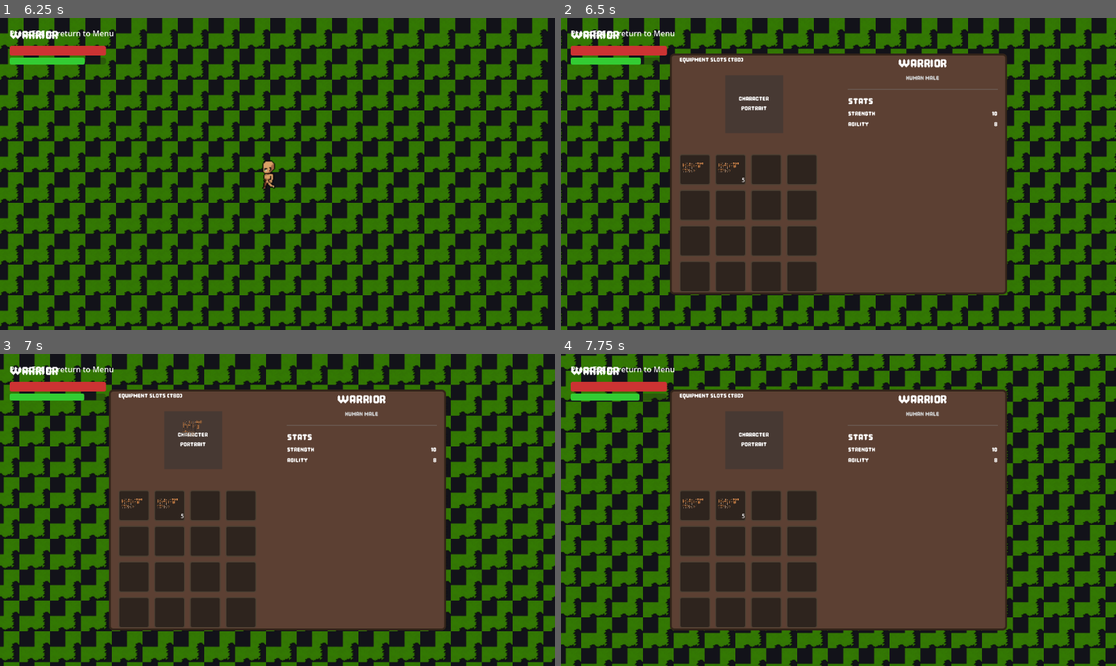
Above: before the commit, frames 1-4 (two rows, left to right).
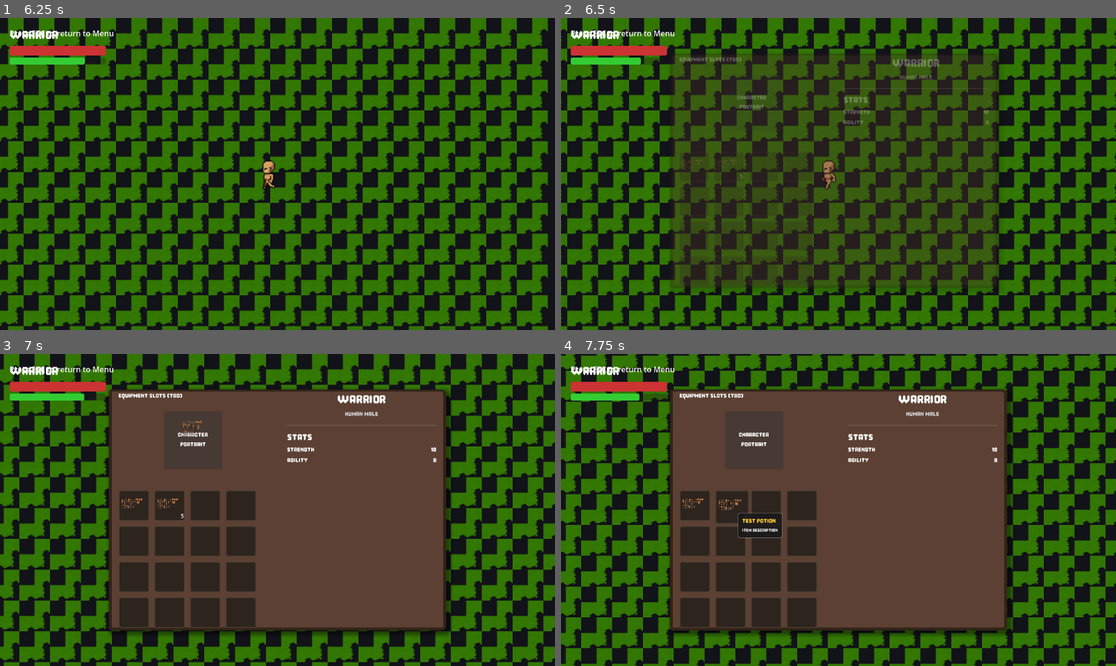
Above: after the commit, the same moments.

Repository: CRayuth/2dGame_GODOT
Game: Godot game, scene res://scenes/main_menu.tscn
Two runs of this game, one before a commit and one after it. Both use one fixed random seed, a clock stepped at 60 frames per second and the inputs below.
Inputs (mouse positions are in pixels of both pictures, inside the frame that each line leads up to):
- Up to frame 1 (6.25 s): click "New Game" at 0.5 s; click (227, 183) at 1.25 s; click "Start Game" at 2 s; tap Enter at 2.75 s; move the mouse to (399, 158) at 2.77 s; hold D 2.78-3.5 s; hold Shift 2.78-3.5 s; click (399, 158) at 2.92 s; drag from (166, 189) to (249, 236) at 3.52 s; move the mouse to (333, 105) at 4.27 s; hold D 4.28-5 s; hold Shift 4.28-5 s; click (333, 105) at 4.42 s; drag from (249, 236) to (111, 127) at 5.02 s; move the mouse to (444, 220) at 5.77 s; hold A from 5.78 s (still down); hold Shift from 5.78 s (still down); click (444, 220) at 5.92 s
- Up to frame 2 (6.5 s): keep holding A; keep holding Shift; tap I (toggle_inventory) at 6.4 s
- Up to frame 3 (7 s): release A at 6.5 s; release Shift at 6.5 s; drag from (133, 506) to (194, 432) at 6.52 s
- Up to frame 4 (7.75 s): move the mouse to (733, 506) at 7.27 s; hold S from 7.28 s (still down); hold Shift from 7.28 s (still down); click (733, 506) at 7.42 s

Frame 1 is identical in both runs. In frame 2, 43% of the frame differs, in the area x 19-81%, y 11-89%; in frame 3, 1.0%; in frame 4, 1.6%.

Commit message:
update inventory ui appear and disappear

Diff:
--- a/scenes/ui/inventory_slot.tscn
+++ b/scenes/ui/inventory_slot.tscn
@@ -36,6 +36,7 @@
 size_flags_horizontal = 8
 size_flags_vertical = 8
 theme_override_font_sizes/font_size = 12
-text = "99"
+text = ""
 horizontal_alignment = 2
 vertical_alignment = 2
+visible = false
--- a/scenes/ui/inventory_ui.tscn
+++ b/scenes/ui/inventory_ui.tscn
@@ -5,15 +5,18 @@
 
 [sub_resource type="StyleBoxFlat" id="StyleBoxFlat_book_bg"]
 bg_color = Color(0.36, 0.25, 0.2, 1)
-border_width_left = 4
+border_width_left = 6
 border_width_top = 4
-border_width_right = 4
-border_width_bottom = 4
+border_width_right = 6
+border_width_bottom = 6
 border_color = Color(0.2, 0.14, 0.1, 1)
-corner_radius_top_left = 8
+corner_radius_top_left = 4
 corner_radius_top_right = 8
 corner_radius_bottom_right = 8
-corner_radius_bottom_left = 8
+corner_radius_bottom_left = 4
+shadow_color = Color(0, 0, 0, 0.4)
+shadow_size = 10
+shadow_offset = Vector2(5, 5)
 
 [node name="InventoryUI" type="CanvasLayer"]
 script = ExtResource("1_script")
--- /dev/null
+++ b/scenes/ui/tooltip.tscn
@@ -0,0 +1,49 @@
+[gd_scene load_steps=3 format=3 uid="uid://tooltip001"]
+
+[ext_resource type="Script" path="res://scripts/ui/tooltip.gd" id="1_script"]
+[ext_resource type="FontFile" uid="uid://c328hr4u7s466" path="res://fonts/Pixel Game.otf" id="2_font"]
+
+[sub_resource type="StyleBoxFlat" id="StyleBoxFlat_tooltip"]
+bg_color = Color(0.1, 0.1, 0.1, 0.9)
+border_width_left = 1
+border_width_top = 1
+border_width_right = 1
+border_width_bottom = 1
+border_color = Color(0.8, 0.8, 0.8, 0.5)
+corner_radius_top_left = 4
+corner_radius_top_right = 4
+corner_radius_bottom_right = 4
+corner_radius_bottom_left = 4
+
+[node name="Tooltip" type="PanelContainer"]
+z_index = 100
+offset_right = 200.0
+offset_bottom = 80.0
+mouse_filter = 2
+theme_override_styles/panel = SubResource("StyleBoxFlat_tooltip")
+script = ExtResource("1_script")
+
+[node name="MarginContainer" type="MarginContainer" parent="."]
+layout_mode = 2
+mouse_filter = 2
+theme_override_constants/margin_left = 8
+theme_override_constants/margin_top = 8
+theme_override_constants/margin_right = 8
+theme_override_constants/margin_bottom = 8
+
+[node name="VBoxContainer" type="VBoxContainer" parent="MarginContainer"]
+layout_mode = 2
+mouse_filter = 2
+
+[node name="NameLabel" type="Label" parent="MarginContainer/VBoxContainer"]
+layout_mode = 2
+theme_override_colors/font_color = Color(1, 0.8, 0.2, 1)
+theme_override_fonts/font = ExtResource("2_font")
+text = "Item Name"
+
+[node name="DescLabel" type="Label" parent="MarginContainer/VBoxContainer"]
+layout_mode = 2
+theme_override_colors/font_color = Color(0.9, 0.9, 0.9, 1)
+theme_override_fonts/font = ExtResource("2_font")
+theme_override_font_sizes/font_size = 12
+text = "Item Description"
--- a/scripts/ui/inventory_slot.gd
+++ b/scripts/ui/inventory_slot.gd
@@ -9,16 +9,27 @@
 
 signal slot_clicked(index: int)
 signal request_swap(source_index: int, target_index: int)
+signal request_tooltip(slot_data: SlotData)
+signal hide_tooltip
 
 @onready var icon_rect: TextureRect = $MarginContainer/Icon
 @onready var quantity_label: Label = $QuantityLabel
 
 var slot_index: int = -1
 
+func _ready() -> void:
+	# OOP: Encapsulate hover behavior within the slot
+	mouse_entered.connect(_on_mouse_entered)
+	mouse_exited.connect(_on_mouse_exited)
+
 func _gui_input(event: InputEvent) -> void:
 	if event is InputEventMouseButton:
 		if event.button_index == MOUSE_BUTTON_LEFT and event.pressed:
 			slot_clicked.emit(slot_index)
+
+
+
+# --- Drag and Drop ---
 
 # --- Drag and Drop ---
 
@@ -52,7 +63,22 @@
 	if source_index != slot_index:
 		request_swap.emit(source_index, slot_index)
 
+var current_slot_data: SlotData = null
+
+func _on_mouse_entered() -> void:
+	var tween = create_tween()
+	tween.tween_property(self, "scale", Vector2(1.1, 1.1), 0.1).set_trans(Tween.TRANS_SINE)
+
+	if current_slot_data and current_slot_data.item_data:
+		request_tooltip.emit(current_slot_data)
+
+func _on_mouse_exited() -> void:
+	var tween = create_tween()
+	tween.tween_property(self, "scale", Vector2(1.0, 1.0), 0.1)
+	hide_tooltip.emit()
+
 func set_slot_data(slot_data: SlotData) -> void:
+	current_slot_data = slot_data
 	if slot_data and slot_data.item_data:
 		icon_rect.texture = slot_data.item_data.icon
 		icon_rect.visible = true
--- a/scripts/ui/inventory_ui.gd
+++ b/scripts/ui/inventory_ui.gd
@@ -4,22 +4,30 @@
 # ------------------------------------------------------------------------------
 # Inventory UI Manager
 # ------------------------------------------------------------------------------
-# Manages the full inventory interface (Book Layout).
+# Manages the full inventory interface (Book Layout) with Animations.
 # ------------------------------------------------------------------------------
 
 # New References for Book Layout
 @onready var grid_container: GridContainer = $BookPanel/PagesContainer/LeftPage/InventoryGrid
 
-# Stat References (Right Page) - specific nodes can be accessed via unique names or indices later
+# Stat References (Right Page)
 @onready var stats_list: VBoxContainer = $BookPanel/PagesContainer/RightPage/StatsList
 @onready var hero_name_label: Label = $BookPanel/PagesContainer/RightPage/Header/NameLabel
+@onready var book_panel: Panel = $BookPanel
 
 var inventory_data: InventoryData
 var slot_scene = preload("res://scenes/ui/inventory_slot.tscn")
+var tooltip_scene = preload("res://scenes/ui/tooltip.tscn")
+var tooltip_instance: Tooltip
 
 func _ready() -> void:
-	# Hide by default
+	# Hide by default (Logic hidden, we control visibility via modulation/scale now)
 	visible = false
+	book_panel.modulate.a = 0
+
+	# Instantiate Tooltip
+	tooltip_instance = tooltip_scene.instantiate()
+	add_child(tooltip_instance)
 
 	# For testing: specific manual assignment
 	inventory_data = InventoryData.new(16)
@@ -28,16 +36,35 @@
 	_init_grid()
 	_update_character_info()
 
+func _process(_delta: float) -> void:
+	if tooltip_instance and tooltip_instance.visible:
+		tooltip_instance.update_position(book_panel.get_global_mouse_position())
+
 func _input(event: InputEvent) -> void:
 	if event.is_action_pressed("toggle_inventory"):
-		toggle_visibility()
+		if visible and book_panel.modulate.a > 0.9: # Check if open
+			animate_close()
+		elif not visible or book_panel.modulate.a < 0.1: # Check if closed
+			animate_open()
+
+func animate_open() -> void:
+	visible = true
+	var tween = create_tween()
+	tween.set_parallel(true)
+	tween.tween_property(book_panel, "modulate:a", 1.0, 0.3)
+	tween.tween_property(book_panel, "scale", Vector2(1.0, 1.0), 0.3).from(Vector2(0.8, 0.8)).set_trans(Tween.TRANS_BACK).set_ease(Tween.EASE_OUT)
+
+func animate_close() -> void:
+	var tween = create_tween()
+	tween.set_parallel(true)
+	tween.tween_property(book_panel, "modulate:a", 0.0, 0.2)
+	tween.tween_property(book_panel, "scale", Vector2(0.8, 0.8), 0.2)
+	tween.chain().tween_callback(func(): visible = false)
 
 func toggle_visibility() -> void:
-	visible = not visible
-	if visible:
-		# Update all slots to be safe
-		for i in range(inventory_data.slots.size()):
-			update_slot(i)
+	# Deprecated by animate_open/close but kept for potential external calls
+	if visible: animate_close()
+	else: animate_open()
 
 func _init_grid() -> void:
 	# Clear existing children if any
@@ -50,7 +77,15 @@
 		slot.slot_index = i
 		slot.slot_clicked.connect(_on_slot_clicked)
 		slot.request_swap.connect(_on_slot_request_swap)
+
+		# Connect Tooltip Signals
+		slot.request_tooltip.connect(_on_show_tooltip)
+		slot.hide_tooltip.connect(_on_hide_tooltip)
+
 		grid_container.add_child(slot)
+
+		# Initialize immediately
+		slot.set_slot_data(inventory_data.slots[i])
 
 # --- Update Logic ---
 
@@ -70,7 +105,6 @@
 	var slot_data = inventory_data.slots[index]
 	if slot_data and slot_data.item_data:
 		print("Clicked item: ", slot_data.item_data.name)
-		# TODO: Show item details popup or tooltip
 	else:
 		print("Clicked empty slot: ", index)
 
@@ -85,3 +119,10 @@
 			hero_name_label.text = "Bowman"
 		else:
 			hero_name_label.text = "Unknown Hero"
+
+func _on_show_tooltip(slot_data: SlotData) -> void:
+	if slot_data and slot_data.item_data:
+		tooltip_instance.display(slot_data.item_data)
+
+func _on_hide_tooltip() -> void:
+	tooltip_instance.hide()
--- /dev/null
+++ b/scripts/ui/tooltip.gd
@@ -0,0 +1,28 @@
+extends PanelContainer
+class_name Tooltip
+
+# ------------------------------------------------------------------------------
+# Tooltip UI
+# ------------------------------------------------------------------------------
+# Displays item information. Managed by InventoryUI.
+# ------------------------------------------------------------------------------
+
+@onready var name_label: Label = $MarginContainer/VBoxContainer/NameLabel
+@onready var desc_label: Label = $MarginContainer/VBoxContainer/DescLabel
+
+func _ready() -> void:
+	# Ensure it ignores mouse input so it doesn't block clicks
+	mouse_filter = Control.MOUSE_FILTER_IGNORE
+	hide()
+
+func display(item: ItemData) -> void:
+	name_label.text = item.name
+	desc_label.text = item.description
+
+	# Reset size to fit content
+	size = Vector2.ZERO
+	show()
+
+func update_position(mouse_pos: Vector2) -> void:
+	# Offset slightly so it's not under the cursor
+	global_position = mouse_pos + Vector2(15, 15)
Not shown, added: scripts/ui/tooltip.gd.uid
